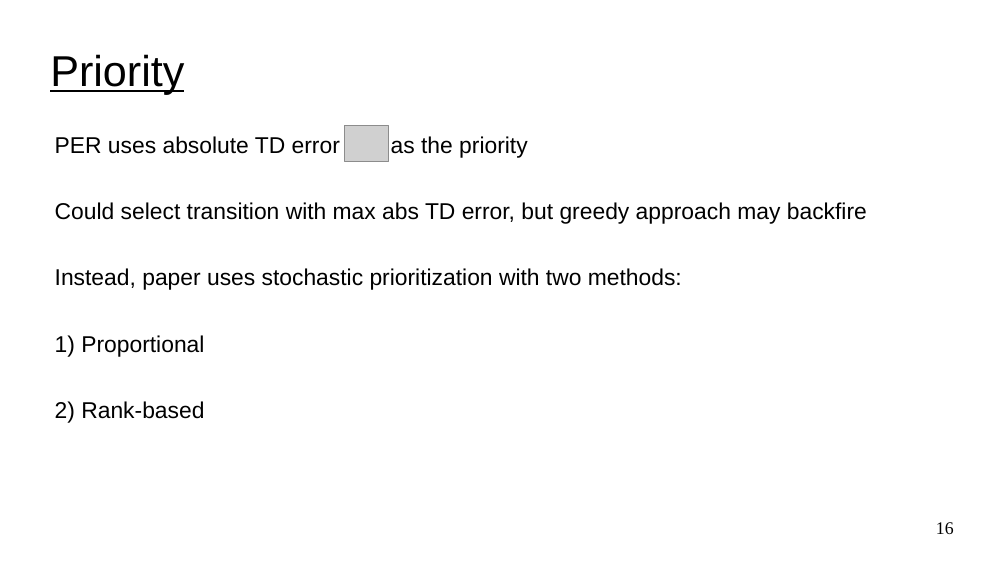
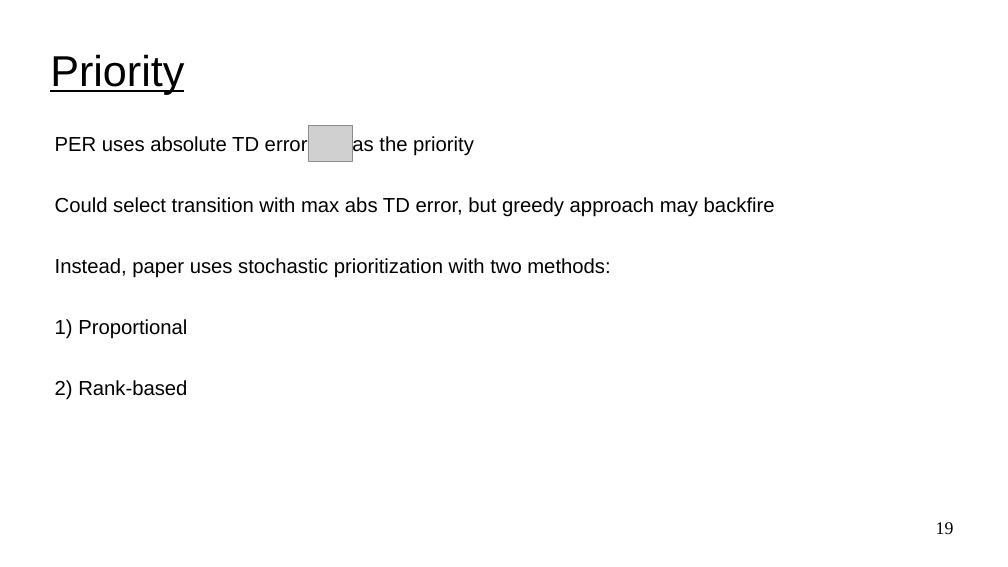
Before and after one commit to UVADS/reinforcement_learning, a slide deck: slide 19 of 06_deep_q_networks_extensions/dqn_extensions.ppt (slide 16 before the commit). Drawn at 1008x567 pixels with LibreOffice and Linux fonts; fonts in the diff are those of the drawing; grey boxes stand for pictures. Boxes give left, top, right and bottom in pixels: in the first picture for what was removed or moved away, otherwise in the second. Text is boxed around its words. In the diff, an @@ line names an element or a change of style, - is before the commit and + after.

```diff
--- a/06_deep_q_networks_extensions/dqn_extensions.ppt
+++ b/06_deep_q_networks_extensions/dqn_extensions.ppt
@@ text "PER uses absolute TD error ..." at bbox=[55, 135, 775, 400]: size 18 to 16 pt @@
@@ picture: place and size @@
-picture at bbox=[345, 125, 389, 161]
+picture at bbox=[309, 125, 353, 161]
@@ page number at bbox=[936, 522, 954, 534]: text changed @@
-16
+19
```
Also in this commit, not shown: 25 other slides changed, 5 slides added.
